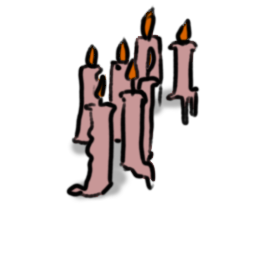
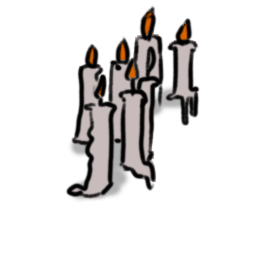
Layers edited between the first and the second 256x256 image:
painted on "Paint Layer 9" over [left=71, top=29, right=198, bottom=198]
painted on "Colorize Mask 1" over [left=71, top=29, right=198, bottom=198]
